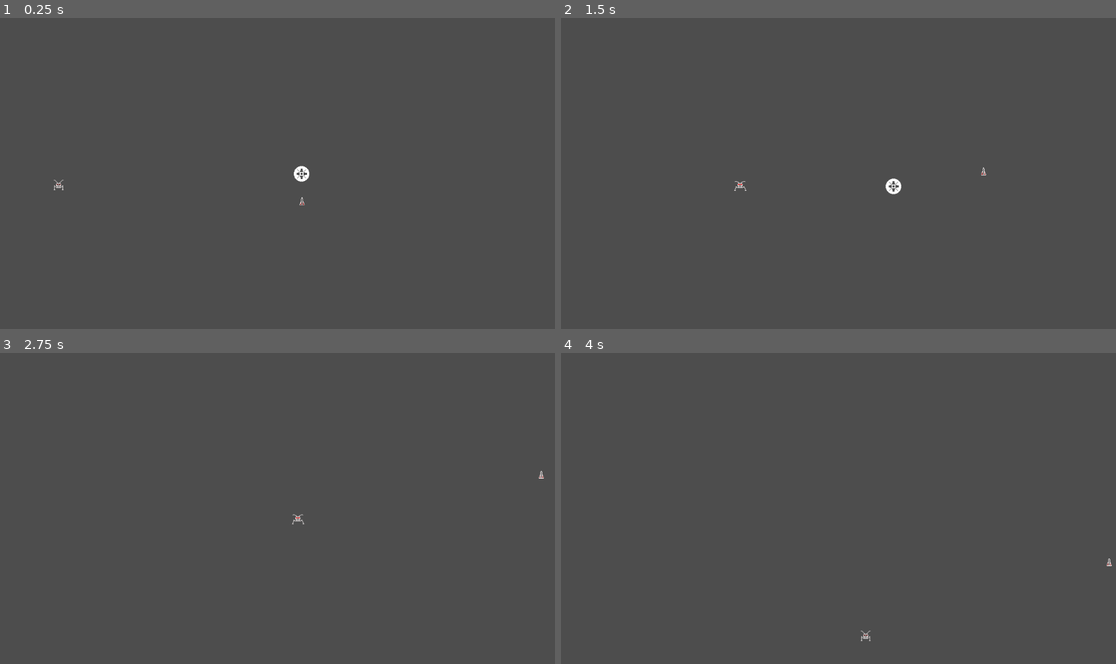
Above: before the commit, frames 1-4 (two rows, left to right).
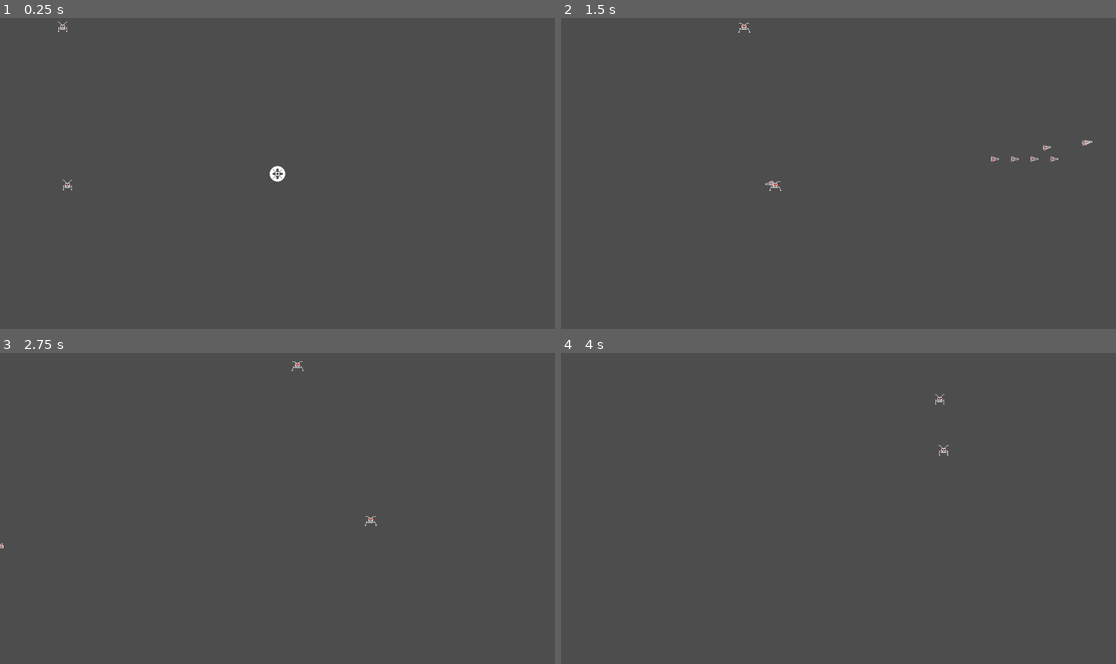
Above: after the commit, the same moments.

Repository: coderdojoathenry/Creators-2024
Game: Godot game, scene res://scenes/main.tscn
Same seed, same stepped clock (60 frames per second), same inputs: the game is played once before the commit and once after it.
Inputs (mouse positions are in pixels of both pictures, inside the frame that each line leads up to):
- Up to frame 1 (0.25 s): no input
- Up to frame 2 (1.5 s): move the mouse to (960, 157) at 0.52 s; hold Space (Shoot, bound only after the commit) 0.53-1.28 s; move the mouse to (727, 189) at 1.27 s; tap Space (Shoot, bound only after the commit) at 1.35 s
- Up to frame 3 (2.75 s): move the mouse to (333, 440) at 2.02 s; hold Space (Shoot, bound only after the commit) from 2.03 s (still down)
- Up to frame 4 (4 s): move the mouse to (810, 570) at 2.77 s; release Space (Shoot, bound only after the commit) at 2.78 s; tap Space (Shoot, bound only after the commit) at 2.85 s; move the mouse to (1005, 555) at 3.52 s; hold Space (Shoot, bound only after the commit) from 3.53 s (still down)

The runs differ from the first frame. In frame 1, 0.3% of the frame differs, in the area x 9-56%, y 1-61%; in frame 2, 0.3%, in the area x 31-96%, y 1-57%; in frame 3, 0.1%; in frame 4, 0.1%.

Commit message:
Week 10 WIP

Diff:
--- a/Crystal Quest/crystal-quest/project.godot
+++ b/Crystal Quest/crystal-quest/project.godot
@@ -15,6 +15,14 @@
 config/features=PackedStringArray("4.3", "Mobile")
 config/icon="res://icon.svg"
 
+[input]
+
+Shoot={
+"deadzone": 0.5,
+"events": [Object(InputEventKey,"resource_local_to_scene":false,"resource_name":"","device":-1,"window_id":0,"alt_pressed":false,"shift_pressed":false,"ctrl_pressed":false,"meta_pressed":false,"pressed":false,"keycode":0,"physical_keycode":32,"key_label":0,"unicode":32,"location":0,"echo":false,"script":null)
+]
+}
+
 [rendering]
 
 renderer/rendering_method="gl_compatibility"
--- a/Crystal Quest/crystal-quest/scenes/main.tscn
+++ b/Crystal Quest/crystal-quest/scenes/main.tscn
@@ -1,15 +1,15 @@
-[gd_scene load_steps=20 format=3 uid="uid://daj431lewf2ne"]
+[gd_scene load_steps=21 format=3 uid="uid://daj431lewf2ne"]
 
 [ext_resource type="Script" path="res://scripts/game_manager.gd" id="1_6go2g"]
 [ext_resource type="Script" path="res://scripts/ship.gd" id="1_p8vr1"]
 [ext_resource type="Texture2D" uid="uid://cgaemfwu7ygfw" path="res://textures/ship.png" id="2_cubkv"]
 [ext_resource type="Script" path="res://scripts/mouse_hider.gd" id="3_2qat4"]
+[ext_resource type="PackedScene" uid="uid://cw1iwq71fc6ag" path="res://scenes/missile.tscn" id="4_dn66h"]
 [ext_resource type="Script" path="res://scripts/ship_killer.gd" id="5_glavl"]
 [ext_resource type="Texture2D" uid="uid://c4t2nk0wjvdub" path="res://textures/ememy0.png" id="6_2a22y"]
 [ext_resource type="Script" path="res://scripts/mover.gd" id="7_wwbeg"]
 [ext_resource type="Script" path="res://scripts/enemy_1.gd" id="8_8lpa0"]
-[ext_resource type="Script" path="res://scripts/missile.gd" id="8_q613r"]
-[ext_resource type="Texture2D" uid="uid://viewoddklv4n" path="res://textures/missile.png" id="9_jkjdt"]
+[ext_resource type="Script" path="res://scripts/border.gd" id="8_fjygs"]
 
 [sub_resource type="CircleShape2D" id="CircleShape2D_5wkk7"]
 radius = 16.0
@@ -45,11 +45,22 @@
 "speed": 2.0
 }]
 
+[sub_resource type="Resource" id="Resource_027ht"]
+script = ExtResource("8_fjygs")
+Top = 70
+Bottom = 10
+Left = 10
+Right = 10
+
+[sub_resource type="Resource" id="Resource_whvmc"]
+script = ExtResource("8_fjygs")
+Top = 70
+Bottom = 10
+Left = 10
+Right = 10
+
 [sub_resource type="RectangleShape2D" id="RectangleShape2D_os2tp"]
 size = Vector2(32, 32)
-
-[sub_resource type="RectangleShape2D" id="RectangleShape2D_8sb6x"]
-size = Vector2(16, 16)
 
 [node name="Main" type="Node2D"]
 
@@ -64,6 +75,8 @@
 [node name="Ship" type="CharacterBody2D" parent="."]
 position = Vector2(576, 324)
 script = ExtResource("1_p8vr1")
+missile = ExtResource("4_dn66h")
+min_time_between_missiles = 0.1
 
 [node name="CollisionShape2D" type="CollisionShape2D" parent="Ship"]
 shape = SubResource("CircleShape2D_5wkk7")
@@ -96,8 +109,7 @@
 shape = SubResource("RectangleShape2D_igmsx")
 
 [node name="Enemy0" type="Area2D" parent="."]
-visible = false
-position = Vector2(75, 349)
+position = Vector2(80, 20)
 script = ExtResource("5_glavl")
 
 [node name="CollisionShape2D" type="CollisionShape2D" parent="Enemy0"]
@@ -115,14 +127,18 @@
 speed = 200.0
 wander_time_min = 1.0
 wander_time_max = 3.0
+border = SubResource("Resource_027ht")
 
 [node name="Enemy1" type="AnimatableBody2D" parent="."]
 position = Vector2(75, 349)
+collision_layer = 2
+sync_to_physics = false
 script = ExtResource("8_8lpa0")
 direction = Vector2(1, 0)
 speed = 200.0
 wander_time_min = 1.0
 wander_time_max = 3.0
+border = SubResource("Resource_whvmc")
 
 [node name="CollisionShape2D" type="CollisionShape2D" parent="Enemy1"]
 shape = SubResource("RectangleShape2D_os2tp")
@@ -131,13 +147,3 @@
 sprite_frames = SubResource("SpriteFrames_28nxh")
 autoplay = "default"
 frame_progress = 0.019718
-
-[node name="Missile" type="Area2D" parent="."]
-position = Vector2(577, 394)
-script = ExtResource("8_q613r")
-
-[node name="CollisionShape2D" type="CollisionShape2D" parent="Missile"]
-shape = SubResource("RectangleShape2D_8sb6x")
-
-[node name="Sprite2D" type="Sprite2D" parent="Missile"]
-texture = ExtResource("9_jkjdt")
--- /dev/null
+++ b/Crystal Quest/crystal-quest/scenes/missile.tscn
@@ -0,0 +1,25 @@
+[gd_scene load_steps=4 format=3 uid="uid://cw1iwq71fc6ag"]
+
+[ext_resource type="Script" path="res://scripts/missile.gd" id="1_le0bl"]
+[ext_resource type="Texture2D" uid="uid://viewoddklv4n" path="res://textures/missile.png" id="2_n1m32"]
+
+[sub_resource type="RectangleShape2D" id="RectangleShape2D_8sb6x"]
+size = Vector2(16, 16)
+
+[node name="Missile" type="Area2D"]
+position = Vector2(577, 394)
+script = ExtResource("1_le0bl")
+Speed = 350.0
+
+[node name="CollisionShape2D" type="CollisionShape2D" parent="."]
+shape = SubResource("RectangleShape2D_8sb6x")
+
+[node name="Sprite2D" type="Sprite2D" parent="."]
+texture = ExtResource("2_n1m32")
+
+[node name="Timer" type="Timer" parent="."]
+wait_time = 4.0
+one_shot = true
+autostart = true
+
+[connection signal="timeout" from="Timer" to="." method="_on_timer_timeout"]
--- /dev/null
+++ b/Crystal Quest/crystal-quest/scripts/border.gd
@@ -0,0 +1,6 @@
+class_name Border extends Resource
+
+@export var Top : int
+@export var Bottom : int
+@export var Left : int
+@export var Right : int
--- a/Crystal Quest/crystal-quest/scripts/enemy_1.gd
+++ b/Crystal Quest/crystal-quest/scripts/enemy_1.gd
@@ -4,14 +4,13 @@
 @export var speed : float
 @export var wander_time_min : float
 @export var wander_time_max : float
+@export var border : Border
 
-var parent : Node2D
 var vp_rect : Rect2
 var wander_change_dir_time : float
 
 # Called when the node enters the scene tree for the first time.
 func _ready() -> void:
-	parent = get_parent() as Node2D
 	vp_rect = get_viewport_rect()
 	set_wander_change_dir_time()
 
@@ -20,9 +19,6 @@
 
 # Called every frame. 'delta' is the elapsed time since the previous frame.
 func _process(delta: float) -> void:
-	if (parent == null):
-		return
-
 	wander_change_dir_time -= delta
 
 	if (wander_change_dir_time < 0):
@@ -30,16 +26,33 @@
 		set_wander_change_dir_time()
 
 	correct_dir_for_bounds()
-	parent.position += direction.normalized() * speed * delta
+
+func _physics_process(delta):
+	global_position += direction.normalized() * speed * delta
+	var collision = move_and_collide(direction)
+	if (collision):
+		var body = collision.get_collider()
+		%GameManager.inform_body_entered(body)
 
 func correct_dir_for_bounds() -> void:
-	if (direction.x < 0 && parent.position.x < 0):
+	var top : int = 0
+	var bottom : int = 0
+	var left : int = 0
+	var right : int = 0
+
+	if (border):
+		top = border.Top
+		bottom = border.Bottom
+		left = border.Left
+		right = border.Right
+
+	if (direction.x < 0 && global_position.x < top):
 		direction.x = 1
-	if (direction.x > 0 && parent.position.x > vp_rect.size.x):
+	if (direction.x > 0 && global_position.x > vp_rect.size.x - bottom):
 		direction.x = -1
-	if (direction.y < 0 && parent.position.y < 0):
+	if (direction.y < 0 && global_position.y < left):
 		direction.y = 1
-	if (direction.y > 0 && parent.position.y > vp_rect.size.y):
+	if (direction.y > 0 && global_position.y > vp_rect.size.y - right):
 		direction.y = -1
 
 func pick_random_direction() -> void:
--- a/Crystal Quest/crystal-quest/scripts/missile.gd
+++ b/Crystal Quest/crystal-quest/scripts/missile.gd
@@ -1,4 +1,4 @@
-extends Area2D
+class_name Missile extends Area2D
 
 @export var Direction : Vector2 = Vector2.UP
 @export var Speed : float = 50
@@ -14,3 +14,6 @@
 
 func _on_body_entered(body : Area2D) -> void:
 	body.queue_free()
+
+func _on_timer_timeout():
+	queue_free()
--- a/Crystal Quest/crystal-quest/scripts/mover.gd
+++ b/Crystal Quest/crystal-quest/scripts/mover.gd
@@ -4,6 +4,7 @@
 @export var speed : float
 @export var wander_time_min : float
 @export var wander_time_max : float
+@export var border : Border
 
 var parent : Node2D
 var vp_rect : Rect2
@@ -33,13 +34,24 @@
 	parent.position += direction.normalized() * speed * delta
 
 func correct_dir_for_bounds() -> void:
-	if (direction.x < 0 && parent.position.x < 0):
+	var top : int = 0
+	var bottom : int = 0
+	var left : int = 0
+	var right : int = 0
+
+	if (border):
+		top = border.Top
+		bottom = border.Bottom
+		left = border.Left
+		right = border.Right
+
+	if (direction.x < 0 && parent.position.x < top):
 		direction.x = 1
-	if (direction.x > 0 && parent.position.x > vp_rect.size.x):
+	if (direction.x > 0 && parent.position.x > vp_rect.size.x - bottom):
 		direction.x = -1
-	if (direction.y < 0 && parent.position.y < 0):
+	if (direction.y < 0 && parent.position.y < left):
 		direction.y = 1
-	if (direction.y > 0 && parent.position.y > vp_rect.size.y):
+	if (direction.y > 0 && parent.position.y > vp_rect.size.y - right):
 		direction.y = -1
 
 func pick_random_direction() -> void:
--- a/Crystal Quest/crystal-quest/scripts/ship.gd
+++ b/Crystal Quest/crystal-quest/scripts/ship.gd
@@ -1,8 +1,26 @@
 extends CharacterBody2D
 
 @export var speed_by_distance : float = 10.0
+@export var missile : PackedScene
+@export var min_time_between_missiles : float = 1.0
 
 const DEADZONE : float = 10.0
+const MISSILE_OFFSET : float = 32
+
+var missile_countdown : float = 0.0
+
+func _process(delta):
+	missile_countdown -= delta
+
+	if (Input.is_action_pressed("Shoot") && missile && missile_countdown < 0):
+		var new_missile = missile.instantiate() as Missile
+		new_missile.position = position + velocity.normalized() * MISSILE_OFFSET
+		new_missile.Direction = velocity.normalized()
+		if (new_missile.Direction == Vector2.ZERO):
+			new_missile.Direction = Vector2(1, 0)
+		get_parent().add_child(new_missile)
+		missile_countdown = min_time_between_missiles
+
 
 func _physics_process(delta: float) -> void:
 	var mouse_pos : Vector2 = get_viewport().get_mouse_position()
@@ -14,4 +32,11 @@
 	else:
 		velocity = Vector2.ZERO
 
+	for i in get_slide_collision_count():
+		var collision = get_slide_collision(i)
+		var body = collision.get_collider() as PhysicsBody2D
+		if (body && body.get_collision_layer_value(2)):
+			body.queue_free()
+
+
 	move_and_slide()
